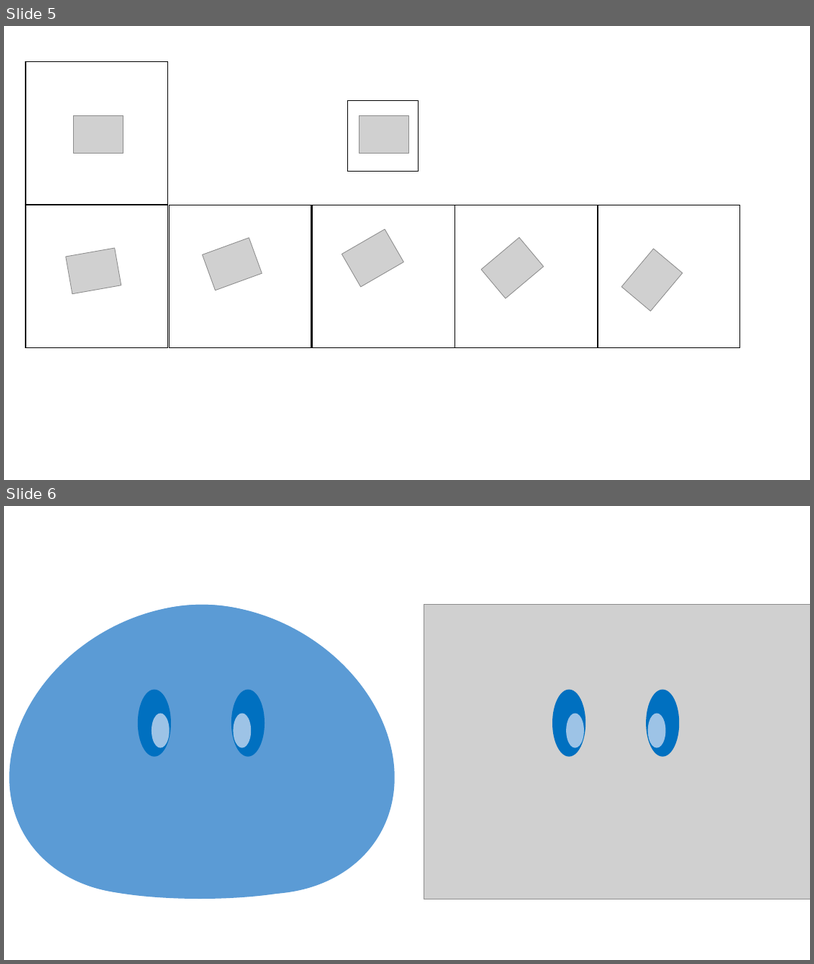
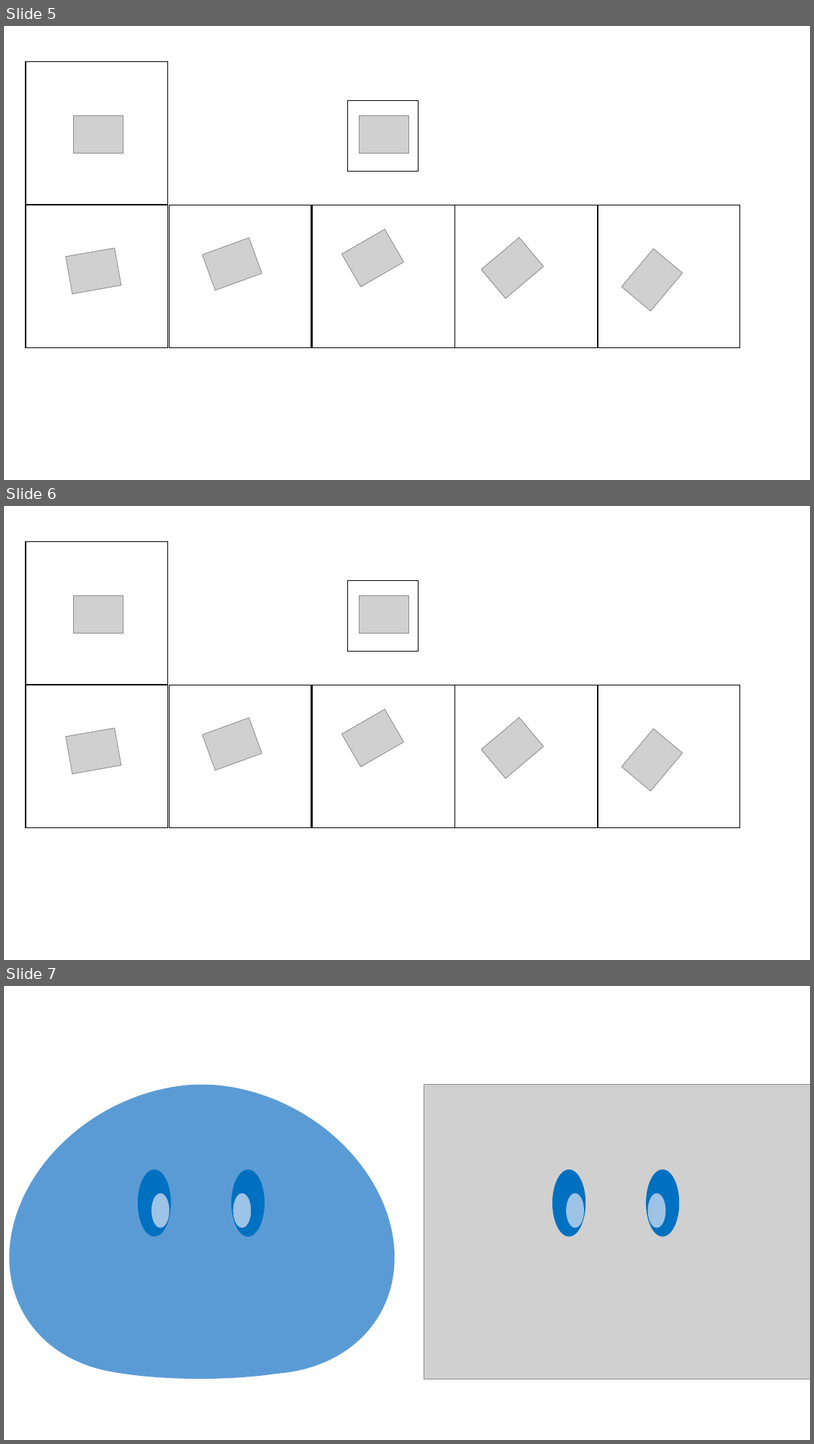
Before and after one commit to TT-3-14159265358979323846264338/defend_the_castle, a slide deck: default/enemy.pptx. Shown one above the other, each under a label of ours: slides 5 and 6 before the commit, slides 5, 6 and 7 after it. The pictures are 814x964 and 814x1444 pixels, drawn with LibreOffice and Linux fonts; fonts in the diff are those of the drawing; grey boxes stand for pictures. Boxes give left, top, right and bottom in pixels: in the first picture for what was removed or moved away, otherwise in the second. Text is boxed around its words. In the diff, an @@ line names an element or a change of style, - is before the commit and + after.

```diff
--- a/default/enemy.pptx
+++ b/default/enemy.pptx
@@ slide 6 added at [4,506,810,960], background #FFFFFF @@
@@ rectangle added at [26,542,168,684], fill #FFFFFF, outline #000000 1 pt @@
@@ rectangle added at [347,580,419,651], fill #FFFFFF, outline #000000 1 pt @@
@@ picture added at [74,595,124,633] @@
@@ picture added at [359,595,409,633] @@
@@ rectangle added at [26,685,168,827], fill #FFFFFF, outline #000000 1 pt @@
@@ rectangle added at [169,685,311,827], fill #FFFFFF, outline #000000 1 pt @@
@@ rectangle added at [313,685,455,827], fill #FFFFFF, outline #000000 1 pt @@
@@ rectangle added at [455,685,597,827], fill #FFFFFF, outline #000000 1 pt @@
@@ rectangle added at [598,685,741,827], fill #FFFFFF, outline #000000 1 pt @@
@@ picture added at [202,718,262,770] @@
@@ picture added at [342,709,404,767] @@
@@ picture added at [481,717,544,778] @@
@@ picture added at [66,728,121,774] @@
@@ picture added at [622,728,683,791] @@
@@ what was slide 6 is now slide 7 @@
```
Also in this commit, not shown: 1 other slide added.
